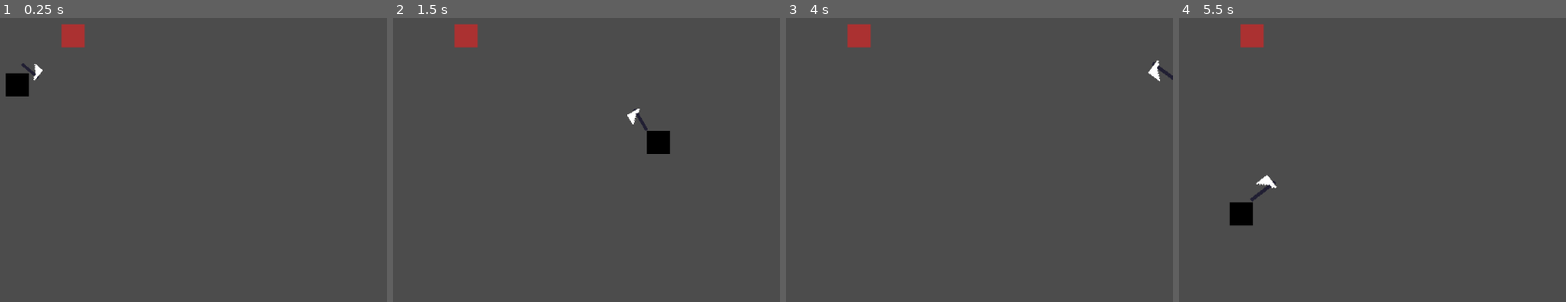
Above: before the commit, frames 1-4 (left to right).
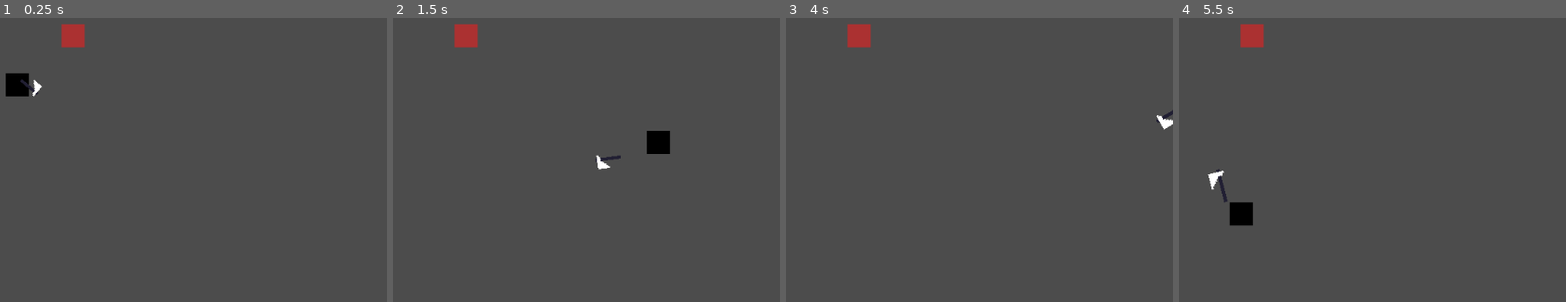
Above: after the commit, the same moments.

Repository: renzoventura/god-of-war
Game: Godot game, scene res://scenes/level/TemplateLevel.tscn
Two runs of this game, one before a commit and one after it. Both use one fixed random seed, a clock stepped at 60 frames per second and the inputs below.
Inputs (mouse positions are in pixels of both pictures, inside the frame that each line leads up to):
- Up to frame 1 (0.25 s): no input
- Up to frame 2 (1.5 s): tap Enter at 0.5 s; move the mouse to (571, 63) at 0.52 s; hold D (right) 0.53-1.28 s; click (571, 63) at 0.6 s; move the mouse to (outside the picture) at 1.27 s; hold S (down) from 1.28 s (still down); click (outside the picture) at 1.35 s
- Up to frame 3 (4 s): move the mouse to (outside the picture) at 2.02 s; release S (down) at 2.03 s; hold D (right) 2.03-2.78 s; click (outside the picture) at 2.1 s; tap Space at 2.75 s; move the mouse to (outside the picture) at 2.77 s; hold W (up) 2.78-3.53 s; click (outside the picture) at 2.85 s; tap Enter at 3.5 s; move the mouse to (1025, 151) at 3.52 s; hold A (left) from 3.53 s (still down); click (1025, 151) at 3.6 s
- Up to frame 4 (5.5 s): move the mouse to (outside the picture) at 4.27 s; click (outside the picture) at 4.35 s; move the mouse to (1233, 86) at 5.02 s; release A (left) at 5.03 s; hold S (down) from 5.03 s (still down); click (1233, 86) at 5.1 s

The runs differ from the first frame. In frame 1, 0.2% of the frame differs, in the area x 5-12%, y 15-28%; in frame 2, 0.3%; in frame 3, 0.3%; in frame 4, 0.4%, in the area x 7-26%, y 53-65%.

Commit message:
Basic Combat

Diff:
--- a/project.godot
+++ b/project.godot
@@ -50,6 +50,17 @@
 "events": [ Object(InputEventMouseButton,"resource_local_to_scene":false,"resource_name":"","device":0,"alt":false,"shi …(212 unchanged characters)…
  ]
 }
+throw={
+"deadzone": 0.5,
+"events": [ Object(InputEventMouseButton,"resource_local_to_scene":false,"resource_name":"","device":0,"alt":false,"shift":false,"control":false,"meta":false,"command":false,"button_mask":0,"position":Vector2( 0, 0 ),"global_position":Vector2( 0, 0 ),"factor":1.0,"button_index":2,"pressed":false,"doubleclick":false,"script":null)
+ ]
+}
+
+[layer_names]
+
+2d_physics/layer_1="Player"
+2d_physics/layer_2="Sword"
+2d_physics/layer_3="Enemy"
 
 [rendering]
 
--- a/scenes/enemy/Enemy.tscn
+++ b/scenes/enemy/Enemy.tscn
@@ -1,8 +1,17 @@
-[gd_scene load_steps=2 format=2]
+[gd_scene load_steps=3 format=2]
 
 [ext_resource path="res://assets/enemy/enemy_sprite.png" type="Texture" id=1]
 
-[node name="Enemy" type="Node2D"]
+[sub_resource type="RectangleShape2D" id=1]
+extents = Vector2( 8, 8 )
+
+[node name="Enemy" type="KinematicBody2D"]
+collision_layer = 4
+collision_mask = 3
 
 [node name="Sprite" type="Sprite" parent="."]
 texture = ExtResource( 1 )
+
+[node name="CollisionShape2D" type="CollisionShape2D" parent="."]
+visible = false
+shape = SubResource( 1 )
--- a/scenes/player/Player.gd
+++ b/scenes/player/Player.gd
@@ -1,13 +1,15 @@
 extends KinematicBody2D
 
 var motion = Vector2(0,0)
-var motion_up = Vector2(0,-1)
 var SPEED = 200;
 var MAX_SPEED = 200;
 const FRICTION = 0.1
 
 onready var sword_position = $"Center"
 onready var sword = $"Center/offset/Sword"
+
+
+var is_thrown = false
 
 func _process(delta):
 	move()
--- a/scenes/player/Player.tscn
+++ b/scenes/player/Player.tscn
@@ -8,6 +8,7 @@
 extents = Vector2( 8, 8 )
 
 [node name="Player" type="KinematicBody2D"]
+collision_mask = 4
 script = ExtResource( 2 )
 
 [node name="Sprite" type="Sprite" parent="."]
@@ -20,6 +21,6 @@
 [node name="Center" type="Position2D" parent="."]
 
 [node name="offset" type="Position2D" parent="Center"]
-position = Vector2( 5, 10 )
+rotation = -1.74533
 
 [node name="Sword" parent="Center/offset" instance=ExtResource( 3 )]
--- a/scenes/player/Sword.gd
+++ b/scenes/player/Sword.gd
@@ -1,9 +1,32 @@
 extends Node2D
 
-onready var animationPlayer = $"AnimationPlayer"
+onready var animationPlayer = $"Area2D/AnimationPlayer"
+#onready var thrown_axe_container =
+#const thrown_axe = preload("res://scenes/player/ThrownAxe.gd")
+
+var is_thrown = false;
 
 func _ready():
 	pass # Replace with function body.
 
+func _process(delta):
+	pass
+
 func attack():
 	animationPlayer.play("Swing")
+
+func use_skill():
+	pass
+#	if(!is_thrown):
+#		throw()
+#	else:
+#		retrieve()
+
+func throw():
+	pass
+#	var GrabedInstance= MySmokeResource.instance()
+
+
+#
+#func retrieve():
+#	pass
--- a/scenes/player/Sword.tscn
+++ b/scenes/player/Sword.tscn
@@ -16,7 +16,7 @@
 "times": PoolRealArray( 0, 0.3, 0.5 ),
 "transitions": PoolRealArray( 0.44, 1, 1 ),
 "update": 0,
-"values": [ 100.0, -100.0, 100.0 ]
+"values": [ 100.0, -200.0, 100.0 ]
 }
 tracks/1/type = "value"
 tracks/1/path = NodePath(".:scale")
@@ -28,17 +28,88 @@
 "times": PoolRealArray( 0, 0.3, 0.5 ),
 "transitions": PoolRealArray( 1.5, 1, 1 ),
 "update": 0,
-"values": [ Vector2( 1, 1 ), Vector2( 1.3, 1.6 ), Vector2( 1, 1 ) ]
+"values": [ Vector2( 1, 1 ), Vector2( 1.3, 1.8 ), Vector2( 1, 1 ) ]
+}
+tracks/2/type = "value"
+tracks/2/path = NodePath(".:position")
+tracks/2/interp = 1
+tracks/2/loop_wrap = true
+tracks/2/imported = false
+tracks/2/enabled = true
+tracks/2/keys = {
+"times": PoolRealArray( 0, 0.1, 0.2, 0.3, 0.5 ),
+"transitions": PoolRealArray( 0.5, 1, 1, 1, 1 ),
+"update": 0,
+"values": [ Vector2( 0, 0 ), Vector2( 25, -7.5 ), Vector2( 30, -10 ), Vector2( 15, -8 ), Vector2( 0, 0 ) ]
 }
 
-[node name="Sword" type="Node2D"]
+[sub_resource type="Animation" id=3]
+resource_name = "SwingAxe"
+length = 0.5
+tracks/0/type = "value"
+tracks/0/path = NodePath(".:rotation_degrees")
+tracks/0/interp = 1
+tracks/0/loop_wrap = true
+tracks/0/imported = false
+tracks/0/enabled = true
+tracks/0/keys = {
+"times": PoolRealArray( 0, 0.3, 0.5 ),
+"transitions": PoolRealArray( 0.4, 1, 1 ),
+"update": 0,
+"values": [ 100.0, -300.0, 100.0 ]
+}
+tracks/1/type = "value"
+tracks/1/path = NodePath(".:scale")
+tracks/1/interp = 1
+tracks/1/loop_wrap = true
+tracks/1/imported = false
+tracks/1/enabled = true
+tracks/1/keys = {
+"times": PoolRealArray( 0, 0.3, 0.5 ),
+"transitions": PoolRealArray( 1.5, 1, 1 ),
+"update": 0,
+"values": [ Vector2( 1, 1 ), Vector2( 1.3, 1.8 ), Vector2( 1, 1 ) ]
+}
+tracks/2/type = "value"
+tracks/2/path = NodePath(".:position")
+tracks/2/interp = 1
+tracks/2/loop_wrap = true
+tracks/2/imported = false
+tracks/2/enabled = true
+tracks/2/keys = {
+"times": PoolRealArray( 0, 0.1, 0.2, 0.3, 0.5 ),
+"transitions": PoolRealArray( 0.5, 1, 1, 1, 1 ),
+"update": 0,
+"values": [ Vector2( 0, 0 ), Vector2( 25, -8 ), Vector2( 30, -10 ), Vector2( 15, -8 ), Vector2( 0, 0 ) ]
+}
+
+[sub_resource type="RectangleShape2D" id=2]
+extents = Vector2( 5.27744, 3.44976 )
+
+[node name="Axe" type="Node2D"]
 rotation = 1.74533
 script = ExtResource( 2 )
 
-[node name="Sprite" type="Sprite" parent="."]
+[node name="Area2D" type="Area2D" parent="."]
+rotation = 1.74533
+
+[node name="Sprite" type="Sprite" parent="Area2D"]
+scale = Vector2( 1, 1 )
 texture = ExtResource( 1 )
 centered = false
 flip_v = true
 
-[node name="AnimationPlayer" type="AnimationPlayer" parent="."]
+[node name="AnimationPlayer" type="AnimationPlayer" parent="Area2D"]
 anims/Swing = SubResource( 1 )
+anims/SwingAxe = SubResource( 3 )
+
+[node name="CollisionShape2D" type="CollisionShape2D" parent="Area2D"]
+visible = false
+position = Vector2( 4.79944, 10.5168 )
+rotation = -2.93557e-08
+scale = Vector2( 1.01521, 1.0268 )
+shape = SubResource( 2 )
+
+[node name="ThrownAxeContainerPosition" type="Position2D" parent="."]
+
+[node name="ThrownAxeContainer" type="Node2D" parent="ThrownAxeContainerPosition"]
--- /dev/null
+++ b/scenes/player/ThrownAxe.gd
@@ -0,0 +1,68 @@
+extends Node2D
+
+enum {IDLE, FLY, STICK}
+export (float) var acceleration = 0.1 * 60
+export (float) var retrieve_speed = 3.5 * 60
+export (float) var return_speed = 0.5 * 60
+onready var parent: = get_parent()
+var can_return: bool = true
+var state: int = IDLE
+var velocity: = Vector2.ZERO
+var pos: = Vector2.ZERO
+var speed:float
+
+func _ready():
+	idle_position()
+	retrieve()
+
+func _physics_process(delta):
+	match state:
+		IDLE:
+			idle()
+		FLY:
+			fly(delta)
+		STICK:
+			stick()
+
+func idle():
+	look_at(get_global_mouse_position())
+#	if Input.is_action_just_pressed("retrieve"):
+#		retrieve()
+
+func fly(delta:float):
+	velocity += (get_target() - pos).normalized() * speed
+	velocity = velocity.clamped(retrieve_speed)
+	pos += velocity*delta #variable for disconnecting from parent movement
+	global_position = pos
+	rotation_degrees += 360*delta*4
+	if can_return && pos.distance_to(get_target()) < 8:
+		state = STICK
+
+func stick():
+	#place for your solution
+	global_position = global_position.linear_interpolate(get_target(), 0.2)
+	var dist = global_position.distance_to(get_target())
+	if dist < 1:
+		idle_position()
+
+func retrieve():
+	state = FLY
+	can_return = false
+	$Timer.start()
+	velocity = (get_global_mouse_position() - global_position).normalized() * retrieve_speed
+	speed = acceleration
+	pos = global_position #variable for disconnecting from parent movement
+
+func idle_position():
+	state = IDLE
+	global_position = get_target()
+
+func get_target()->Vector2:
+	var player = get_tree().get_root().find_node("Player", true, false)
+	var player_direction = (player.global_position - global_position)
+	return player_direction + Vector2(0,-2)
+
+
+func _on_Timer_timeout():
+	can_return = true
+	speed = return_speed
--- /dev/null
+++ b/scenes/player/ThrownAxe.tscn
@@ -0,0 +1,14 @@
+[gd_scene load_steps=3 format=2]
+
+[ext_resource path="res://assets/player/axe.png" type="Texture" id=1]
+[ext_resource path="res://scenes/player/ThrownAxe.gd" type="Script" id=2]
+
+[node name="ThrownAxe" type="Node2D"]
+position = Vector2( -0.624992, 0.347214 )
+scale = Vector2( 1.2, 1.8 )
+script = ExtResource( 2 )
+
+[node name="Sprite" type="Sprite" parent="."]
+texture = ExtResource( 1 )
+
+[node name="Timer" type="Timer" parent="."]
Not shown: 1 places in scenes/player/Sword.tscn that only renumber resources
